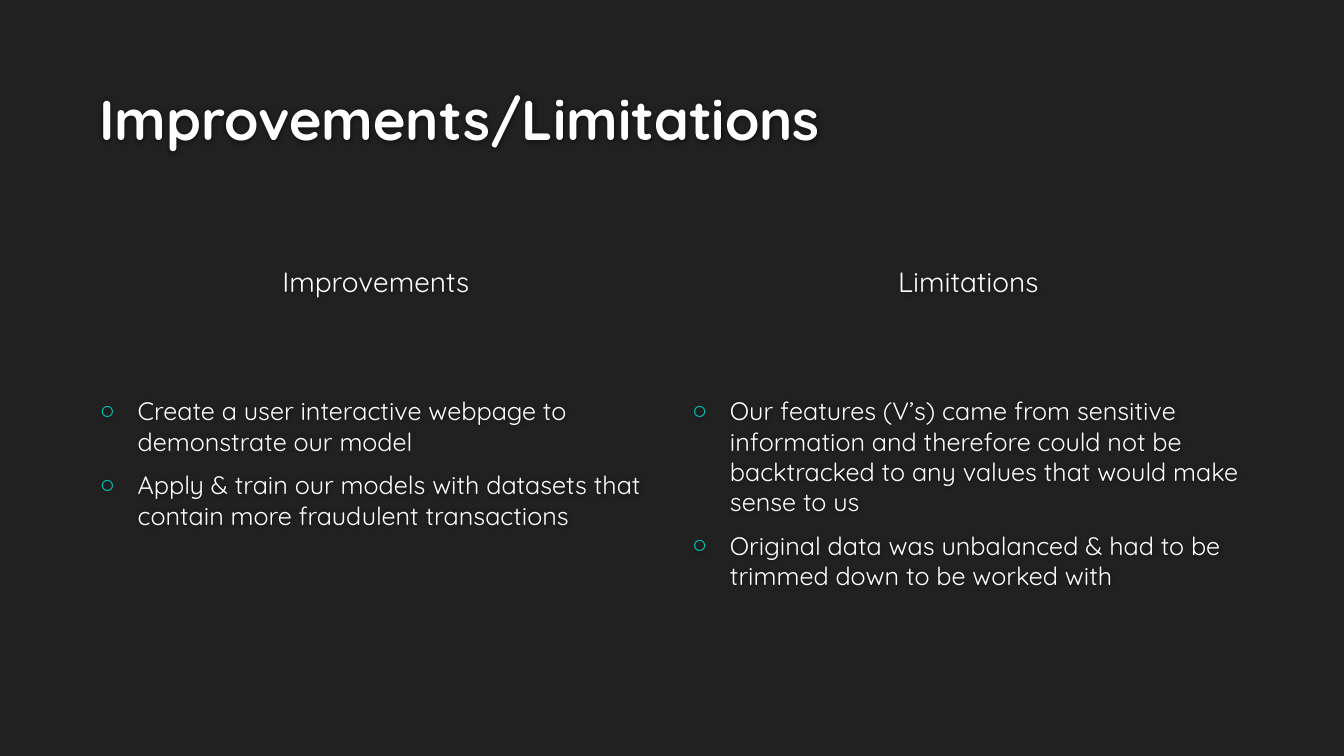
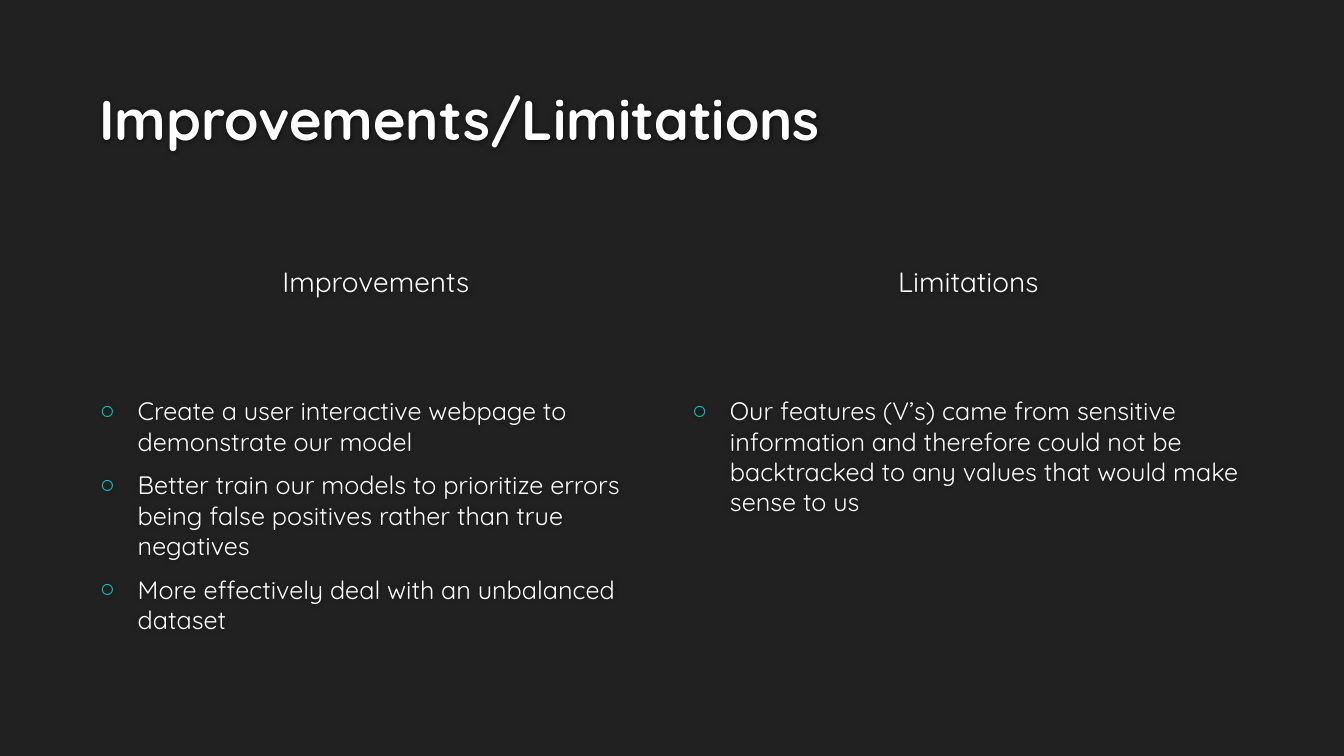
Before and after one commit to Sal-r/Credit-Card-Fraud, a slide deck: slide 11 of Credit_Card_Fraud_Presentation.pptx (slide 12 before the commit). Drawn at 1344x756 pixels with LibreOffice and Linux fonts; fonts in the diff are those of the drawing; background and template pictures are left out. Boxes give left, top, right and bottom in pixels: in the first picture for what was removed or moved away, otherwise in the second. Text is boxed around its words. In the diff, an @@ line names an element or a change of style, - is before the commit and + after.

```diff
--- a/Credit_Card_Fraud_Presentation.pptx
+++ b/Credit_Card_Fraud_Presentation.pptx
@@ text at (138,475,619,630): text changed @@
-○ Apply & train our models with datasets that contain more fraudulent transactions
+○ Better train our models to prioritize errors being false positives rather than true negatives
+○ More effectively deal with an unbalanced dataset
@@ text at (730,536,1220,586): paragraph removed @@
-○ Original data was unbalanced & had to be trimmed down to be worked with
```
Also in this commit, not shown: 5 other slides changed, 1 slide removed, 9 other files.
